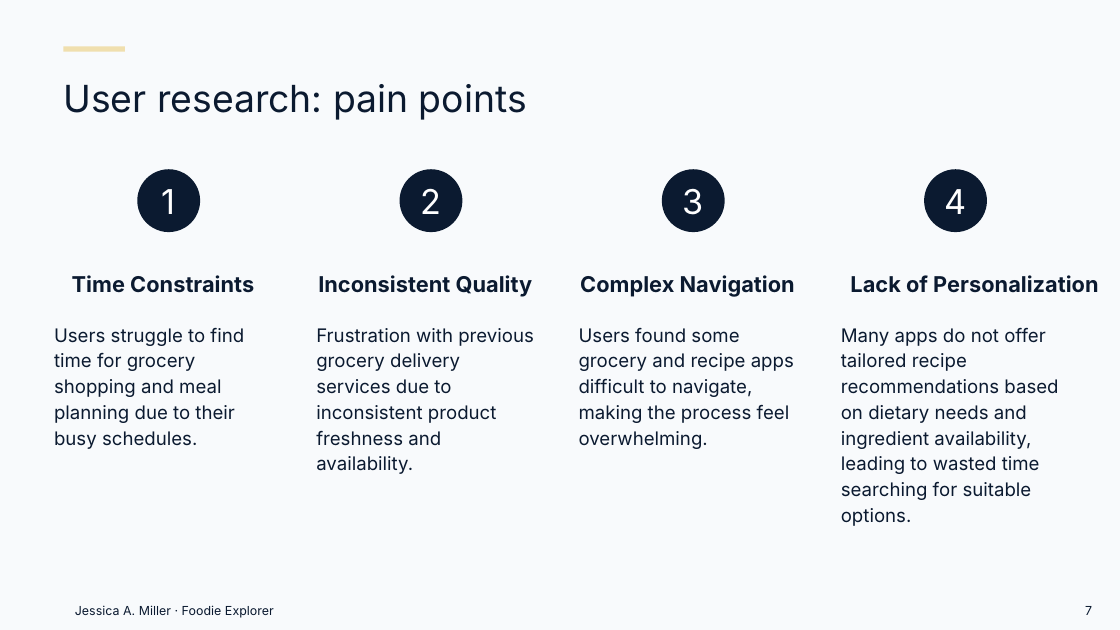
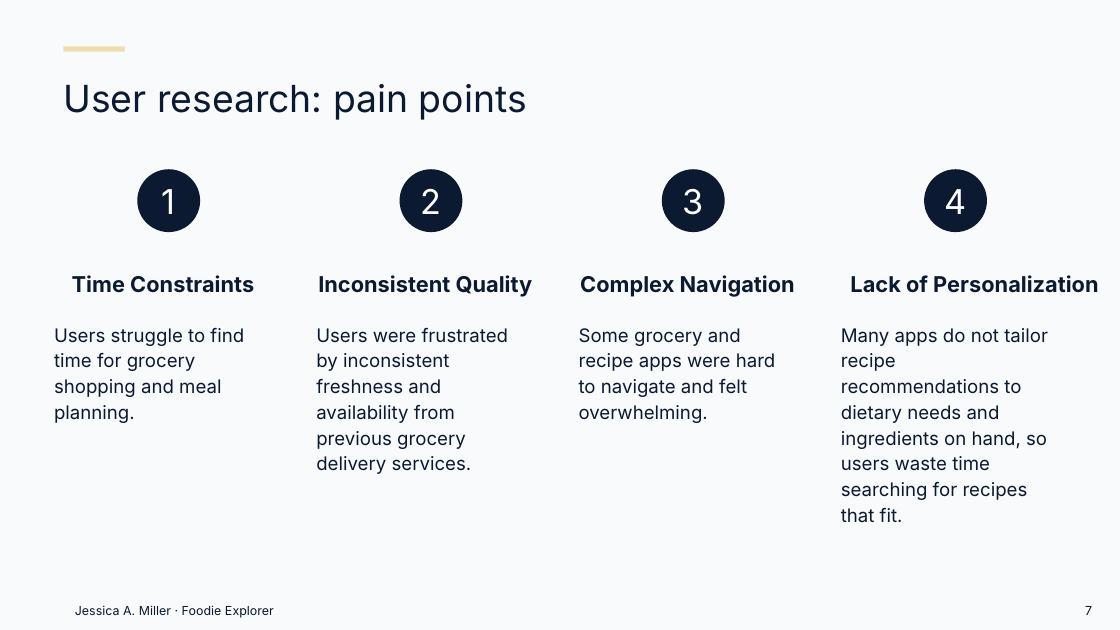
Before and after one commit to Millrjess/millrjess.github.io, a slide deck: slide 7 of assets/presentations/Foodie_Explorer_Case_Study_Professional.pptx. Drawn at 1120x630 pixels with LibreOffice and Linux fonts; fonts in the diff are those of the drawing. Boxes give left, top, right and bottom in pixels: in the first picture for what was removed or moved away, otherwise in the second. Text is boxed around its words. In the diff, an @@ line names an element or a change of style, - is before the commit and + after.

```diff
--- a/assets/presentations/Foodie_Explorer_Case_Study_Professional.pptx
+++ b/assets/presentations/Foodie_Explorer_Case_Study_Professional.pptx
@@ text at (54, 328, 244, 423): text changed @@
-Users struggle to find time for grocery shopping and meal planning due to their busy schedules.
+Users struggle to find time for grocery shopping and meal planning.
@@ text at (316, 328, 509, 474): text changed @@
-Frustration with previous grocery delivery services due to inconsistent product freshness and availability.
+Users were frustrated by inconsistent freshness and availability from previous grocery delivery services.
@@ text at (579, 328, 776, 423): text changed @@
-Users found some grocery and recipe apps difficult to navigate, making the process feel overwhelming.
+Some grocery and recipe apps were hard to navigate and felt overwhelming.
@@ text at (841, 328, 1048, 523): text changed @@
-Many apps do not offer tailored recipe recommendations based on dietary needs and ingredient availability, leading to wasted time searching for suitable options.
+Many apps do not tailor recipe recommendations to dietary needs and ingredients on hand, so users waste time searching for recipes that fit.
```
Also in this commit, not shown: 19 other slides changed, 1 other file.
